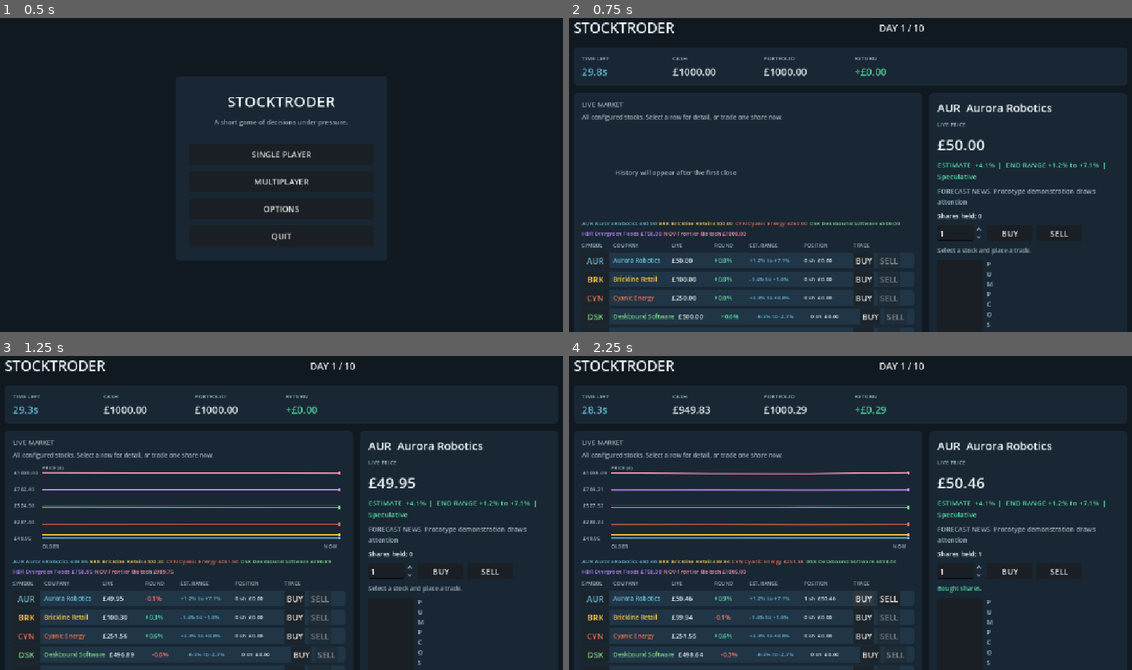
Above: before the commit, frames 1-4 (two rows, left to right).
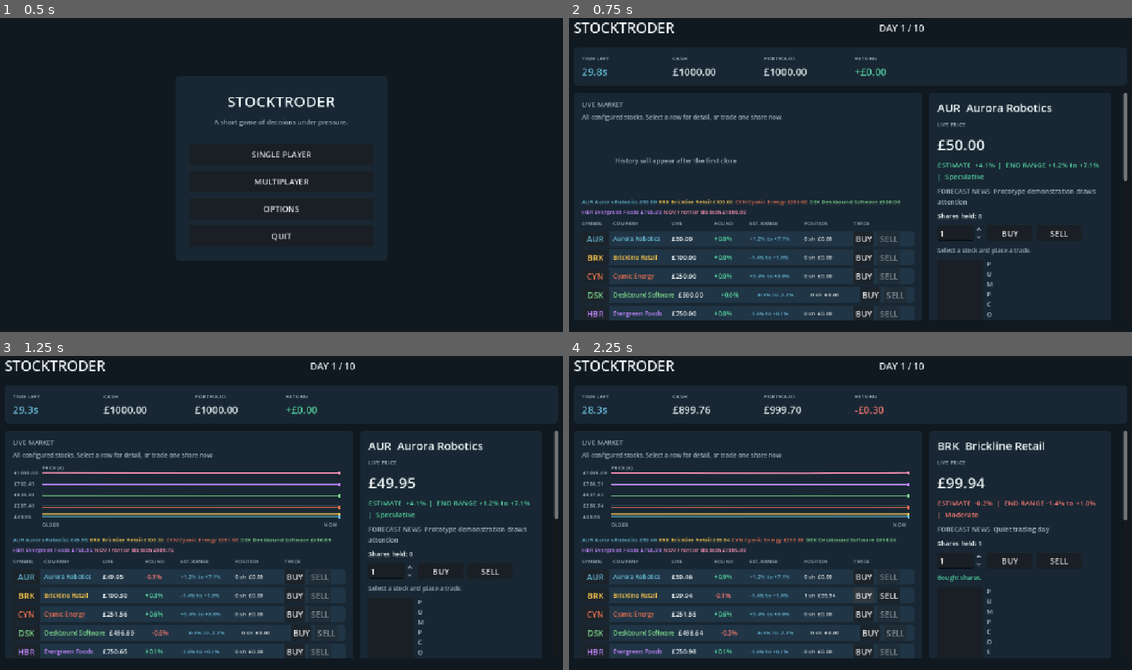
Above: after the commit, the same moments.

Repository: hardcoregandhi/stock-troder
Game: Godot game, scene res://scenes/main.tscn
Same seed, same stepped clock (60 frames per second), same inputs: the game is played once before the commit and once after it.
Inputs:
- Up to frame 1 (0.5 s): no input
- Up to frame 2 (0.75 s): click "SINGLE PLAYER" at 0.5 s
- Up to frame 3 (1.25 s): no input
- Up to frame 4 (2.25 s): click "AUR" at 1.25 s; click "BUY" at 2 s

Frame 1 is identical in both runs. In frame 2, 6.7% of the frame differs, in the area x 2-100%, y 23-100%; in frame 3, 9.0%; in frame 4, 11%, in the area x 2-100%, y 15-100%.

Commit message:
Fit redesigned dashboard to viewport

Diff:
--- a/project.godot
+++ b/project.godot
@@ -11,9 +11,9 @@
 [application]
 
 config/name="StockTroder"
+run/main_scene="res://scenes/main.tscn"
 config/features=PackedStringArray("4.7", "GL Compatibility")
 config/icon="res://icon.svg"
-run/main_scene="res://scenes/main.tscn"
 
 [autoload]
 
--- a/scripts/presentation/trading_dashboard.gd
+++ b/scripts/presentation/trading_dashboard.gd
@@ -125,10 +125,14 @@
 	margin.add_child(page)
 	page.add_child(_build_header())
 	page.add_child(_build_status_bar())
+	var body_scroll := ScrollContainer.new()
+	body_scroll.size_flags_vertical = Control.SIZE_EXPAND_FILL
+	body_scroll.horizontal_scroll_mode = ScrollContainer.SCROLL_MODE_DISABLED
+	page.add_child(body_scroll)
 	var body := HBoxContainer.new()
-	body.size_flags_vertical = Control.SIZE_EXPAND_FILL
+	body.custom_minimum_size.y = 470
 	body.add_theme_constant_override("separation", 14)
-	page.add_child(body)
+	body_scroll.add_child(body)
 	body.add_child(_build_market_panel())
 	body.add_child(_build_detail_panel())
 
@@ -183,7 +187,7 @@
 	content.add_child(_label("LIVE MARKET", 13, MUTED))
 	content.add_child(_label("All configured stocks. Select a row for detail, or trade one share now.", 12, MUTED))
 	chart = StockHistoryChart.new()
-	chart.custom_minimum_size.y = 178
+	chart.custom_minimum_size.y = 135
 	chart.size_flags_vertical = Control.SIZE_SHRINK_CENTER
 	content.add_child(chart)
 	chart_legend = FlowContainer.new()
